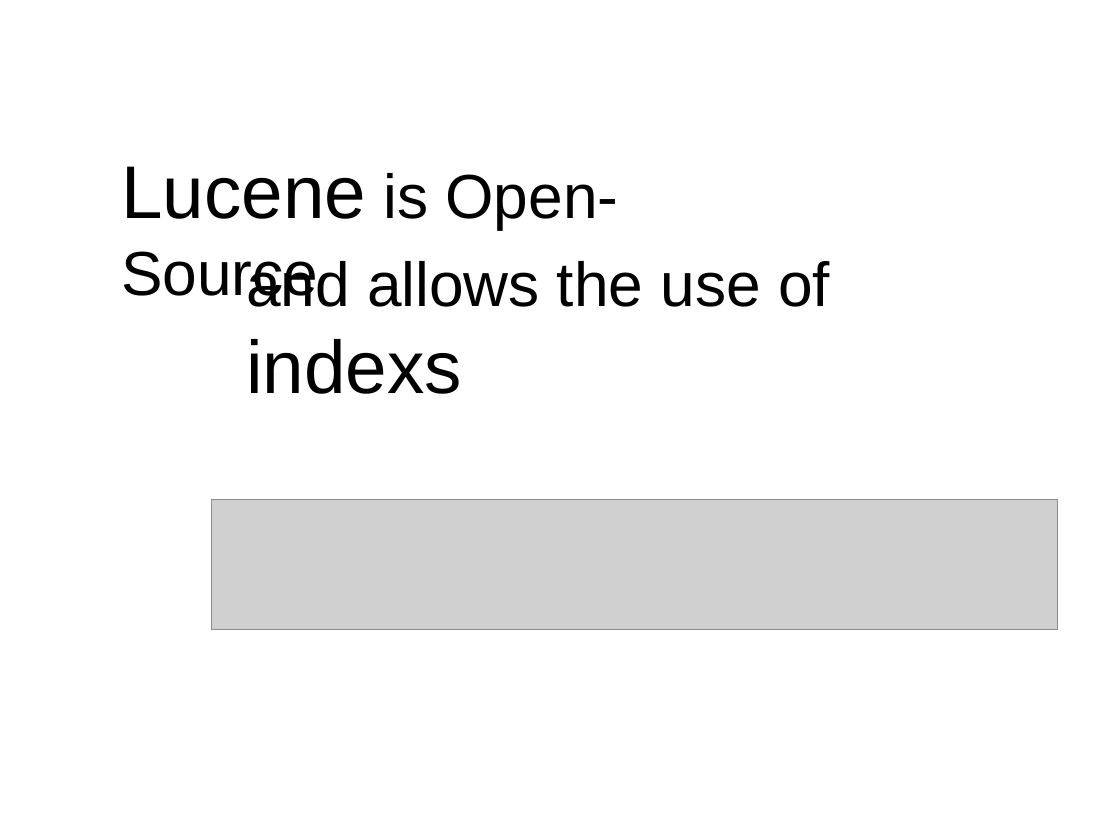
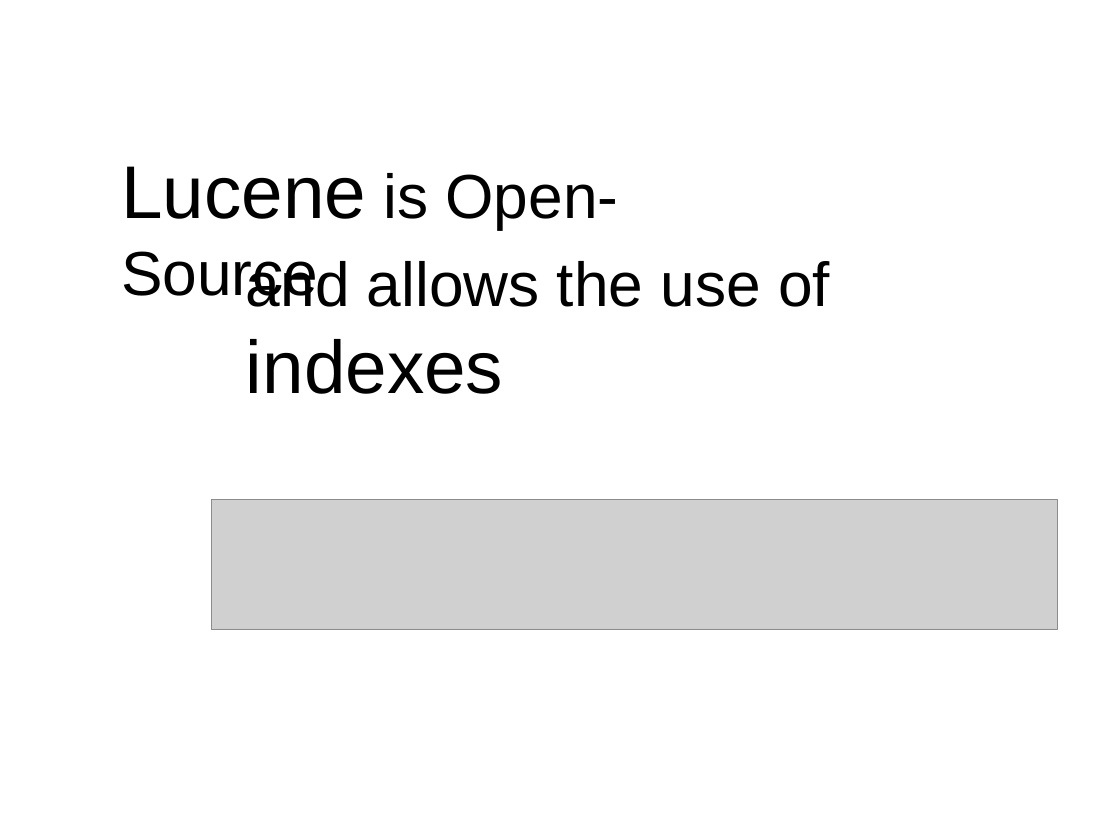
Before and after one commit to lfcgomes/DAPI-MusicStats, a slide deck: slide 4 of Relatório e Apresentação Intercalar #2/MusicStats.pptx. Drawn at 1120x840 pixels with LibreOffice and Linux fonts; fonts in the diff are those of the drawing; grey boxes stand for pictures; background and template pictures are left out. Boxes give left, top, right and bottom in pixels: in the first picture for what was removed or moved away, otherwise in the second. Text is boxed around its words. In the diff, an @@ line names an element or a change of style, - is before the commit and + after.

```diff
--- a/Relatório e Apresentação Intercalar #2/MusicStats.pptx
+++ b/Relatório e Apresentação Intercalar #2/MusicStats.pptx
@@ text at [246, 261, 830, 394]: text changed @@
-and allows the use of indexs
+and allows the use of indexes
```
Also in this commit, not shown: 1 other slide changed, 3 slides added, 5 other files.
